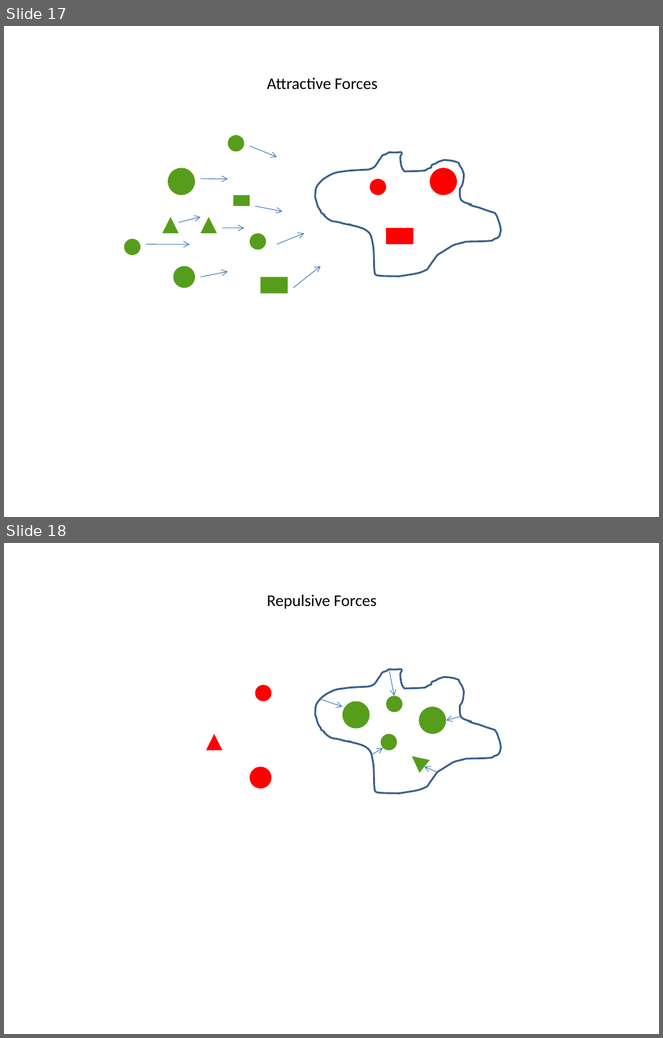
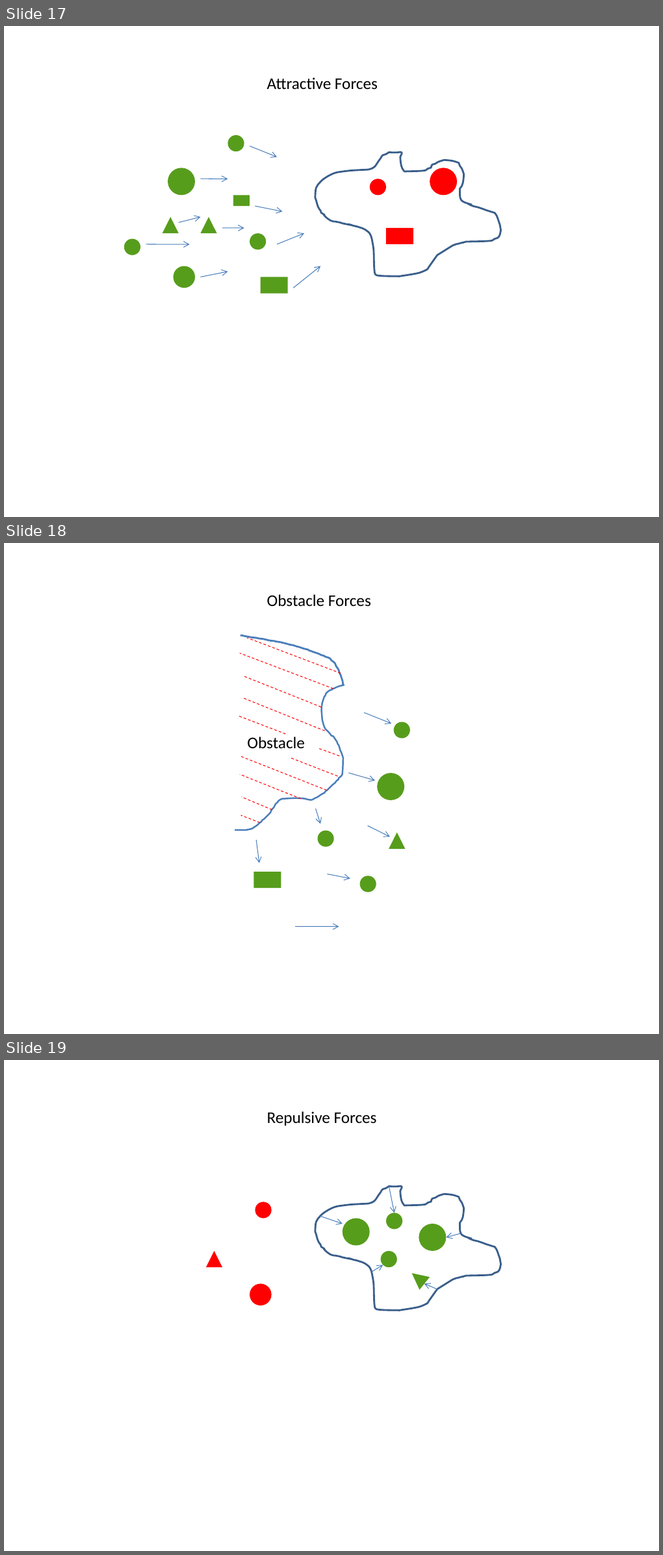
Before and after one commit to kadir4172/formation_control, a slide deck: Tez Çizimleri.pptx. Shown one above the other, each under a label of ours: slides 17 and 18 before the commit, slides 17, 18 and 19 after it. The pictures are 663x1038 and 663x1555 pixels, drawn with LibreOffice and Linux fonts; fonts in the diff are those of the drawing. Boxes give left, top, right and bottom in pixels: in the first picture for what was removed or moved away, otherwise in the second. Text is boxed around its words. In the diff, an @@ line names an element or a change of style, - is before the commit and + after.

```diff
--- a/Tez Çizimleri.pptx
+++ b/Tez Çizimleri.pptx
@@ slide 18 added at (4, 543, 659, 1034), background #FFFFFF @@
@@ text added at (267, 594, 371, 607), 18 pt, text #000000 @@
+Obstacle Forces
@@ freeform shape added at (241, 635, 343, 686), outline #4B7EBC 2 pt @@
@@ line added from (341, 674) to (247, 638), #FF0000 0.75 pt dashed @@
@@ group added at (235, 653, 410, 927): 10 lines, 7 arrows, 4 ellipses, 1 triangle, 1 rectangle, 1 freeform shape, 1 text @@
+Obstacle
@@ what was slide 18 is now slide 19 @@
```
Also in this commit, not shown: 1 other file.
